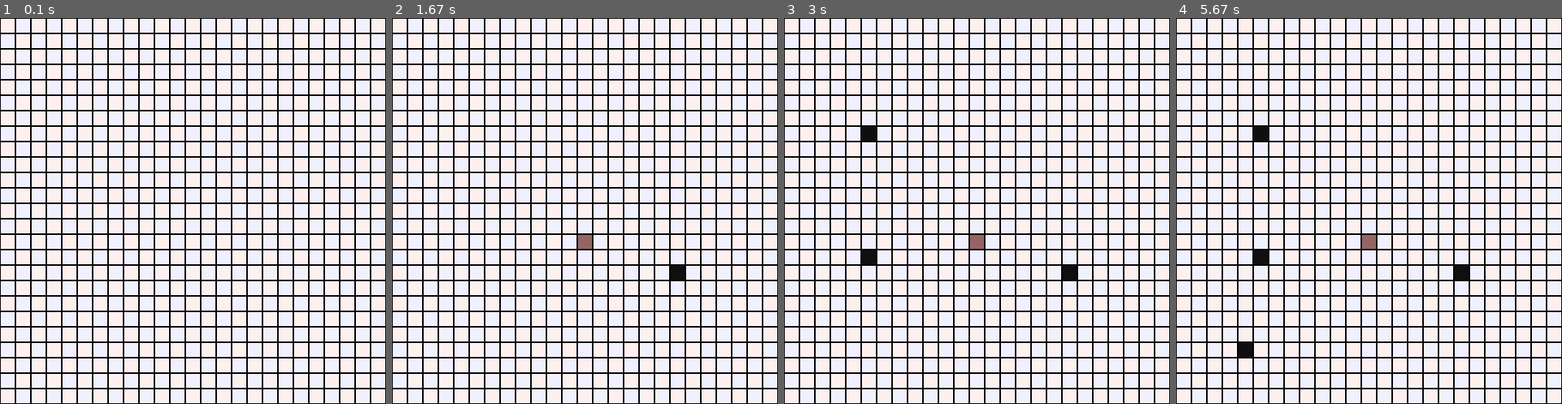
Above: before the commit, frames 1-4 (left to right).
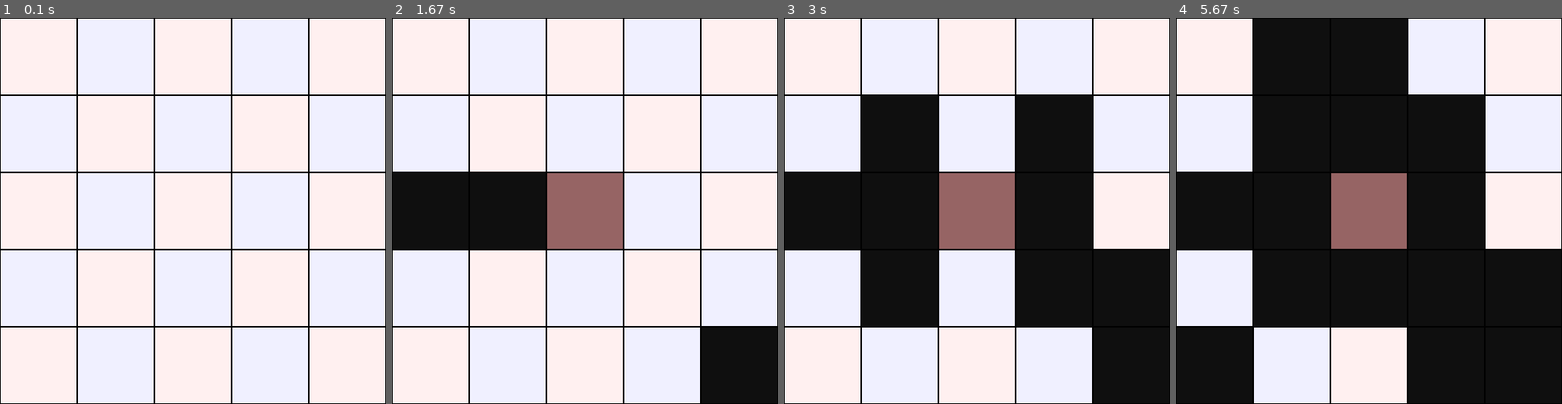
Above: after the commit, the same moments.

Repository: NatYoungren/pygame_pathfinding
Game: pygame game, started from visualize_grid.py
Same seed, same stepped clock (60 frames per second), same inputs: the game is played once before the commit and once after it.
Inputs (mouse positions are in pixels of both pictures, inside the frame that each line leads up to):
- Up to frame 1 (0.1 s): no input
- Up to frame 2 (1.67 s): press the mouse at (585, 238) at 0.37 s; move the mouse to (538, 226) at 0.47 s; release the mouse at (492, 214) at 0.6 s; press the mouse at (585, 238) at 0.7 s; move the mouse to (654, 292) at 0.8 s; release the mouse at (727, 346) at 0.93 s; press the mouse at (585, 238) at 1.03 s; move the mouse to (515, 218) at 1.13 s; release the mouse at (446, 199) at 1.27 s; right-click (685, 272) at 1.38 s
- Up to frame 3 (3 s): press the mouse at (1077, 272) at 1.7 s; move the mouse to (1092, 292) at 1.8 s; release the mouse at (1112, 311) at 1.93 s; press the mouse at (1077, 272) at 2.03 s; move the mouse to (1065, 207) at 2.13 s; release the mouse at (1058, 141) at 2.27 s; click (865, 137) at 2.38 s; click (868, 253) at 2.72 s
- Up to frame 4 (5.67 s): click (1253, 353) at 3.05 s; click (1307, 83) at 3.38 s; press the mouse at (1307, 83) at 3.7 s; move the mouse to (1372, 211) at 3.8 s; release the mouse at (1438, 338) at 3.93 s; click (1345, 95) at 4.05 s; press the mouse at (1345, 95) at 4.37 s; move the mouse to (1365, 203) at 4.47 s; release the mouse at (1384, 315) at 4.6 s; press the mouse at (1345, 95) at 4.7 s; move the mouse to (1369, 99) at 4.8 s; release the mouse at (1388, 102) at 4.93 s; press the mouse at (1345, 95) at 5.53 s; move the mouse to (1330, 226) at 5.63 s

The runs differ from the first frame. In frame 1, 15% of the frame differs, in the area x 0-100%, y 0-100%; in frame 2, 26%; in frame 3, 42%; in frame 4, 57%.

Commit message:
Finished implementing selection and expansion

Diff:
--- a/visualize_grid.py
+++ b/visualize_grid.py
@@ -1,13 +1,14 @@
 import numpy as np
 import pygame as pg
 
+# TODO: Move all constants to a separate file
+
 MANUAL_CONTROL = True
 
 SCREEN_W, SCREEN_H = 500, 500
 
-
 BORDER_PX = 1
-GRID_W, GRID_H = 25, 25
+GRID_W, GRID_H = 5, 5
 
 BG_COLOR = (0, 0, 0) # Black
 CELL_COLORS = (255, 240, 240), (240, 240, 255) # Light red, light blue
@@ -15,15 +16,17 @@
 FRONTIER_COLORS = (220, 255, 180), (180, 255, 220) # Green tinted red, green tinted blue
 WALL_COLOR = (15, 15, 15) # Dark gray
 
+START_COLOR = (100, 150, 100) # Dark green
+END_COLOR = (150, 100, 100) # Dark red
+
 DEFAULT_COST = 1
 WALL_COST = 255
 
 CELL_W, CELL_H = SCREEN_W / GRID_W, SCREEN_H / GRID_H
 
 
-COST_GRID = np.ones((GRID_W, GRID_H), dtype=np.uint8)
+COST_GRID = np.full((GRID_W, GRID_H), fill_value=DEFAULT_COST, dtype=np.uint8)
 TRAVEL_GRID = np.full((GRID_W, GRID_H), fill_value=np.inf, dtype=np.float32)
-# POS_QUEUE = {}
 
 
 # Heuristic distance from each tile to the end, (can be precomputed, but not necessary)
@@ -36,18 +39,10 @@
 F_GRID = np.full((GRID_W, GRID_H), fill_value=np.inf, dtype=np.float32)
 
 # Parent of each tile, used to reconstruct path, 1D array
-P_GRID = np.full((GRID_W * GRID_H), fill_value=np.nan, dtype=np.uint)
-
-FRONTIER = np.zeros((GRID_W, GRID_H), dtype=np.uint)
-
-
-# START_POS = (0, 0)
-# START_POS = None
-START_COLOR = (100, 150, 100)
-
-# END_POS = (GRID_W-1, GRID_H-1)
-# END_POS = None
-END_COLOR = (150, 100, 100)
+P_GRID = np.full((GRID_W, GRID_H, 2), fill_value=-1, dtype=int)
+
+# Holds status of each tile, 0 = unvisited, 1 = frontier, -1 = searched
+FRONTIER = np.zeros((GRID_W, GRID_H), dtype=int)
 
 
 
@@ -120,41 +115,97 @@
                 print(clicked_tile)
                 if start_pos is None:
                     start_pos = clicked_tile
-                    # pg.draw.rect(screen, START_COLOR, (start_pos[0]*CELL_W, start_pos[1]*CELL_H, CELL_W, CELL_H))
-                    # POS_QUEUE[start_pos] = 0
-                    FRONTIER[start_pos] = 1
 
                 elif end_pos is None:
                     end_pos = clicked_tile
-                    # pg.draw.rect(screen, END_COLOR, (end_pos[0]*CELL_W, end_pos[1]*CELL_H, CELL_W, CELL_H))
-
-                elif not searching:
-                    print(distance_heuristic(clicked_tile, end_pos))
-                    if COST_GRID[clicked_tile[0], clicked_tile[1]] == WALL_COST:
-                        COST_GRID[clicked_tile[0], clicked_tile[1]] = 1
-                    else:
+                    add_to_frontier(start_pos, end_pos)
+
+            if not searching and start_pos is not None and end_pos is not None: # Before searching, allow user to place walls
+                try:
+                    if pg.mouse.get_pressed()[0]:
+                        clicked_tile = get_tile(pg.mouse.get_pos())
                         COST_GRID[clicked_tile[0], clicked_tile[1]] = WALL_COST
-                    # pg.draw.rect(screen, WALL_COLOR, (clicked_tile[0]*CELL_W, clicked_tile[1]*CELL_H, CELL_W, CELL_H))
-
+                    if pg.mouse.get_pressed()[2]:
+                        clicked_tile = get_tile(pg.mouse.get_pos())
+                        COST_GRID[clicked_tile[0], clicked_tile[1]] = DEFAULT_COST
+
+                except AttributeError:
+                    pass
         pg.display.flip()
+
 
 def distance_heuristic(pos, end_pos):
     return np.sqrt((pos[0] - end_pos[0])**2 + (pos[1] - end_pos[1])**2)
 
+
+def add_to_frontier(pos, end_pos, prev_pos=None):
+
+    if pos[0] < 0 or pos[0] >= GRID_W or pos[1] < 0 or pos[1] >= GRID_H:
+        return
+    if COST_GRID[pos] == WALL_COST:
+        return
+
+    if prev_pos is None:
+        g = 0
+    else:
+        g = G_GRID[prev_pos] + distance_heuristic(pos, prev_pos)*COST_GRID[pos] # TODO: Multiple tile cost by distance_heuristic to add extra diagonal cost
+
+    # Technically we may be recalculating this value, but it's not a big deal
+    h = distance_heuristic(pos, end_pos)
+    f = g + h
+    print(pos, f, g, h)
+    if f < F_GRID[pos]:
+        F_GRID[pos] = f
+        G_GRID[pos] = g
+        H_GRID[pos] = h
+        # P_GRID[pos] = prev_pos
+        # NOTE: May need to update the entire chain of children, if one exists
+        FRONTIER[pos] = 1
+
+        if prev_pos is not None:
+            P_GRID[pos] = prev_pos
+
+        # FRONTIER[prev_pos] = -1
+    if pos == end_pos:
+        print('Found end position')
+        return
+
+
+def add_neighbors_to_frontier(pos, end_pos):
+    for w in range(-1, 2):
+        for h in range(-1, 2):
+            if w == 0 and h == 0:
+                continue
+            neighbor_pos = (pos[0] + w, pos[1] + h)
+
+
+            # if FRONTIER[neighbor_pos] == 0:
+            add_to_frontier(neighbor_pos, end_pos, pos)
+
+
+
 def select_next_pos():
-    min_f_indexes = np.argwhere(F_GRID == np.min(F_GRID))
-    print(min_f_indexes)
-    min_f_h_index = np.argmin(H_GRID[min_f_indexes[:, 0], min_f_indexes[:, 1]])
-    print(min_f_h_index)
+    masked_f = np.ma.masked_where(FRONTIER != 1, F_GRID)
+    masked_h = np.ma.masked_where(masked_f != np.min(masked_f), H_GRID)
+    # print(masked_f, masked_f.shape)
+    # print(masked_h, masked_h.shape)
+    return_pos = np.argmin(masked_h)
+    return tuple(np.unravel_index(return_pos, H_GRID.shape))
+
 
 
 def step(end_pos):
+
     print('Stepping...')
     # Implement A* here
     if not any(FRONTIER.flatten() == 1):
         print('No more positions to check')
         return
 
+    p = select_next_pos()
+    print(p)
+    add_neighbors_to_frontier(p, end_pos)
+    FRONTIER[p] = -1
     # k_index = np.argmin(POS_QUEUE.values())
     # next_pos = list(POS_QUEUE.keys())[k_index]
     # print(next_pos)
@@ -163,7 +214,7 @@
 
 
 
-
+# TODO: Consolidate all the draw functions into one
 def set_board(screen):
     for w in range(GRID_W):
         for h in range(GRID_H):
@@ -181,8 +232,7 @@
             if COST_GRID[w, h] == WALL_COST:
                 pg.draw.rect(screen, WALL_COLOR, (w*CELL_W+BORDER_PX, h*CELL_H+BORDER_PX, CELL_W-BORDER_PX*2, CELL_H-BORDER_PX*2))
 
-def draw_path(screen):
-    pass
+
 
 def draw_search(screen):
     for w in range(GRID_W):
@@ -194,13 +244,19 @@
             # if TRAVEL_GRID[w, h] != np.inf:
             #     pg.draw.rect(screen, SEARCHED_COLORS[(h + w) % 2], (w*CELL_W+BORDER_PX, h*CELL_H+BORDER_PX, CELL_W-BORDER_PX*2, CELL_H-BORDER_PX*2))
 
-def draw_frontier(screen):
-    for w in range(GRID_W):
-        for h in range(GRID_H):
-            if (w, h) in FRONTIER:
-                pg.draw.rect(screen, FRONTIER_COLORS[(h + w) % 2], (w*CELL_W+BORDER_PX, h*CELL_H+BORDER_PX, CELL_W-BORDER_PX*2, CELL_H-BORDER_PX*2))
+# def draw_frontier(screen):
+#     for w in range(GRID_W):
+#         for h in range(GRID_H):
+#             if (w, h) in FRONTIER:
+#                 pg.draw.rect(screen, FRONTIER_COLORS[(h + w) % 2], (w*CELL_W+BORDER_PX, h*CELL_H+BORDER_PX, CELL_W-BORDER_PX*2, CELL_H-BORDER_PX*2))
+
+def draw_path(screen):
+    pass
 
 def get_tile(pos):
+    pos = np.array(pos)
+    np.clip(pos[:1], 0, SCREEN_W-1, out=pos[:1])
+    np.clip(pos[0:], 0, SCREEN_H-1, out=pos[0:])
     return (int(pos[0] / CELL_W), int(pos[1] / CELL_H))
 
 if __name__ == '__main__':
